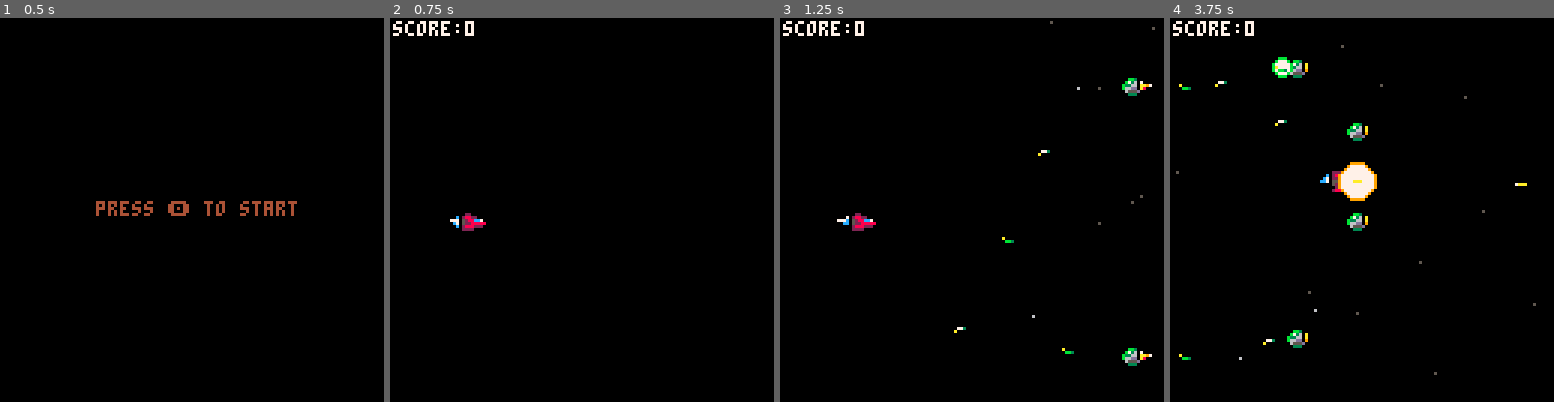
Above: before the commit, frames 1-4 (left to right).
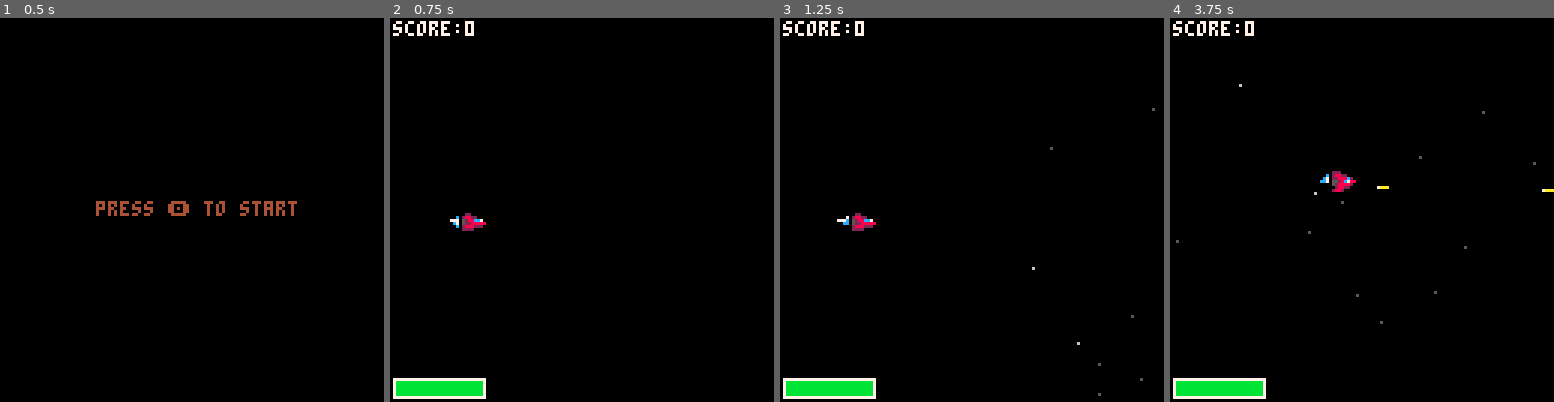
Above: after the commit, the same moments.

Repository: gorkaio/pico8-shmup
Game: PICO-8 cartridge shmup.p8
Two runs of this game, one before a commit and one after it. Both use one fixed random seed, a clock stepped at 60 frames per second and the inputs below.
Inputs:
- Up to frame 1 (0.5 s): tap X (X key) at 0.33 s
- Up to frame 2 (0.75 s): tap O (Z key) at 0.7 s
- Up to frame 3 (1.25 s): tap X (X key) at 1.07 s
- Up to frame 4 (3.75 s): hold Right 1.6-2.1 s; tap O (Z key) every 0.4 s from 1.7 to 3.7 s; tap X (X key) at 1.85, 2.97 s; hold Up 2.15-2.42 s; hold Right 2.47-3.03 s; hold Left 3.08-3.58 s; hold Down from 3.63 s (still down)

Frame 1 is identical in both runs. In frame 2, 1.3% of the frame differs, in the area x 0-25%, y 93-100%; in frame 3, 1.9%; in frame 4, 3.3%, in the area x 0-100%, y 7-100%.

Commit message:
Ship energy and scenes

Diff:
--- a/shmup.p8
+++ b/shmup.p8
@@ -20,11 +20,11 @@
 
 --- TITLE HOOKS ---
 
-function _init()
+function title_init()
 	blink=anim({9,4,4,7,4,7},2)
 end
 
-function _update()
+function title_update()
 	if (btnp(🅾️)) then
 		sfx(2) -- click sound
 		switch_scene("game")
@@ -32,31 +32,50 @@
 	blink:update()
 end
 
-function _draw()
+function title_draw()
 	cls()
 	local str_start="press 🅾️ to start"
 	print(str_start,hcenter(str_start),vcenter(),blink:current())
 end
 
---- GAME HOOKS ---
+-- GAME_OVER HOOKS ---
+
+function gameover_init()
+	blink=anim({9,4,4,7,4,7},2)
+end
+
+function gameover_update()
+	if (btnp(❎)) then
+		sfx(2) -- click sound
+		switch_scene("title")
+	end
+	blink:update()
+end
+
+function gameover_draw()
+	cls()
+	local str_gameover="game over"
+	local str_start="press ❎ to continue"
+	print(str_gameover,hcenter(str_gameover),vcenter(),9)
+	print(str_start,hcenter(str_start),vcenter()+12,blink:current())
+end
+
+--- IN GAME HOOKS ---
 
 function game_init()
 	score=0
+	difficulty=1
 	entities={}
+	enemies={}
+	shots={}
+
 	starfield=create_starfield(12)
 
 	ship=create_ship(28,46)
-	create_enemy_wave(
-		{
-			{x=128,y=10},
-			{x=148,y=40},
-			{x=148,y=70},
-			{x=128,y=100}
-		}
-	)
 end
 
 function game_update()
+	if (should_create_wave()) create_enemy_wave()
 	for e in all(entities) do
 		e:update()
 	end
@@ -67,7 +86,11 @@
 	for e in all(entities) do
 		e:draw()
 	end
+	-- draw score
 	print("score:"..score,1,1,7)
+	-- draw energy bar
+	rectfill(2,120,ship.energy,126,11)
+	rect(1,120,31,126,7)
 end
 
 ------------------
@@ -76,7 +99,7 @@
 
 -- create muzzle effect of size, step s and color c
 function create_muzzle(x,y,size,s,c)
-	return {
+	local muzzle={
 		t=0,
 		size=size,
 		pos={x=x,y=y},
@@ -90,6 +113,7 @@
 			circ(this.pos.x,this.pos.y,this.size,c or 9)
 		end
 	}
+	add(entitites,muzzle)
 end
 
 -- create an explosion
@@ -136,6 +160,7 @@
 				}
 			)
 		end
+		sfx(3)
 		add(entities,explosion)
 end
 
@@ -149,6 +174,7 @@
 		pos={x=24,y=64},
 		spd={x=0,y=0},
 		box={x=0,y=1,w=8,h=6},
+		energy=30,
 		flame=create_flame(24,64),
 		state="base",
 		anim={
@@ -157,6 +183,19 @@
 			dwn=anim({2},1)
 		},
 		update=function(this)
+			for e in all(enemies) do
+				if (spr_collide(this,e)) then
+					e:destroy() -- we're jumping into game_over, so we don't actually need this
+					this:destroy()
+				end
+			end
+			for s in all(shots) do
+				if (spr_collide(this,s)) then
+					s.remove(s)
+					this.energy-=3
+					if (this.energy<=0) this:destroy()
+				end
+			end
 			this.flame:update()
 			if btnp(⬆️) then
 				this.spd.y-=0.5
@@ -175,7 +214,7 @@
 				this.spd.y-=ship.spd.y/40
 			end
 			if btnp(🅾️) then
-				add(entities,create_shot(ship.pos.x,ship.pos.y))
+				create_shot(ship.pos.x+9,ship.pos.y+2)
 			end
 			if (abs(this.spd.y)<0.2) this.state="base"
 			this.pos.x+=this.spd.x
@@ -185,6 +224,10 @@
 		draw=function(this)
 			this.flame:draw(this.pos.x,this.pos.y)
 			spr(this.anim[this.state]:current(),this.pos.x,this.pos.y)
+		end,
+		destroy=function()
+			sfx(4)
+			switch_scene("gameover")
 		end
 	}
 	add(entities,ship)
@@ -206,19 +249,26 @@
 
 -- create player's shoot
 function create_shot(x,y)
-	add(entities,create_muzzle(ship.pos.x+8,ship.pos.y+4,10,4))
 	sfx(0)
-	return {
+	local shot={
 		pos={x=x,y=y},
 		spd={x=5,y=0},
+		box={x=2,y=5,w=4,h=1},
 		update=function(this)
 			this.pos.x+=this.spd.x
 			if (this.pos.x>127) del(entities,this)
 		end,
 		draw=function(this)
 			spr(7,this.pos.x,this.pos.y)
-		end
-	}
+		end,
+		remove=function(this)
+			del(shots,this)
+			del(entitites,this)
+		end
+	}
+	create_muzzle(x,y,10,4)
+	add(entities,shot)
+	add(shots,shot)
 end
 
 ---------------
@@ -227,32 +277,65 @@
 
 -- creates an enemy wave
 -- positions for enemies can be given
-function create_enemy_wave(n)
-	for e in all(n) do
-		add(entities,create_enemy(e.x,e.y))
+function create_enemy_wave(t)
+	local wave_types={
+		{
+			{x=128,y=10},
+			{x=148,y=40},
+			{x=148,y=70},
+			{x=128,y=100}
+		},
+		{
+			{x=128,y=20},
+			{x=128,y=100}
+		},
+		{
+			{x=128,y=40},
+			{x=148,y=70},
+			{x=128,y=100}
+		}
+	}
+	local wt=t or flr(rnd(3)+1)
+	for e in all(wave_types[wt]) do
+		create_enemy(e.x,e.y)
 	end
 end
 
 -- creates single enemy
 function create_enemy(x,y)
-	return {
+	local enemy={
 		pos={x=x,y=y},
 		spd={x=-1,y=0},
 		box={x=1,y=1,w=6,h=6},
 		flame=create_enemy_flame(x,y),
 		update=function(this)
-			if (this.pos.x+this.box.w+this.box.x<0) del(entities,this)
+			if (abs_box(this).x1<0) this:remove()
+			for s in all(shots) do
+				if (spr_collide(this,s)) then
+					this:destroy()
+				end
+			end
 			this.spd.y=sin(this.pos.x>>5)
 			this.pos.x+=this.spd.x
 			this.pos.y+=this.spd.y
 			this.flame:update()
-			if (rnd(15)>14) create_enemy_shot(this.pos.x,this.pos.y)
+			if (enemy_should_fire()) create_enemy_shot(this.pos.x-8,this.pos.y)
 		end,
 		draw=function(this)
 			this.flame:draw(this.pos.x,this.pos.y)
 			spr(16,this.pos.x,this.pos.y)
-		end
-	}
+		end,
+		destroy=function(this)
+			create_explosion(this.pos.x, this.pos.y)
+			this:remove()
+		end,
+		remove=function(this)
+			del(entities, this)
+			del(enemies, this)
+		end
+	}
+	add(enemies,enemy)
+	add(entities,enemy)
 end
 
 -- create enemy ship's flame
@@ -270,11 +353,11 @@
 
 -- create enemy shot
 function create_enemy_shot(x,y)
-		add(entities,create_muzzle(x-1,y+3,6,3,11))
 		sfx(1)
 		local shot={
 			pos={x=x,y=y},
 			spd={x=-5,y=0},
+			box={x=3,y=4,w=4,h=2},
 			anim=anim({20,21},1),
 			update=function(this)
 				this.anim:update()
@@ -283,14 +366,48 @@
 			end,
 			draw=function(this)
 				spr(this.anim:current(),this.pos.x,this.pos.y)
+			end,
+			remove=function(this)
+				del(entities, this)
+				del(shots, this)
 			end
 		}
+		create_muzzle(x-1,y+3,6,3,11)
 		add(entities,shot)
-end
-
+		add(shots,shot)
+end
+
+function should_create_wave()
+	return (rnd(100)<=difficulty)
+end
+
+function enemy_should_fire()
+	return (rnd(100)<=difficulty)
+end
 ---------------
 --- HELPERS ---
 ---------------
+
+function abs_box(a)
+	return {
+		x1=a.pos.x+a.box.x,
+		y1=a.pos.y+a.box.y,
+		x2=a.pos.x+a.box.x+a.box.w,
+		y2=a.pos.y+a.box.y+a.box.h
+	}
+end
+
+-- collision detection
+function spr_collide(a,b)
+	local box_a=abs_box(a)
+	local box_b=abs_box(b)
+	return not(
+		box_a.x1 > box_b.x2 or
+		box_a.y1 > box_b.y2 or
+		box_b.x1 > box_a.x2 or
+		box_b.y1 > box_a.y2
+	)
+end
 
 -- switch scene
 function switch_scene(name)
@@ -398,11 +515,12 @@
 00000000000000000000000000000000000000000000000000000000000000000000000000000000000000000000000000000000000000000000000000000000
 000bb300000000000000000000000000000000000000000000000000000000000000000000000000000000000000000000000000000000000000000000000000
 00b73600000000000000000000000000000000000000000000000000000000000000000000000000000000000000000000000000000000000000000000000000
-0b3366000000000070000000a00000000007730000a0000000000000000000000000000000000000000000000000000000000000000000000000000000000000
-0b66dd0097a00000aa970000a000000000a00000000bb30000000000000000000000000000000000000000000000000000000000000000000000000000000000
-006555d08a000000a800000090000000000000000000000000000000000000000000000000000000000000000000000000000000000000000000000000000000
+0b3366000000000070000000a0000000000007000000000000000000000000000000000000000000000000000000000000000000000000000000000000000000
+0b66dd0097a00000aa970000a000000000bbbc7000bbb7c000000000000000000000000000000000000000000000000000000000000000000000000000000000
+006555d08a000000a800000090000000000007000000000000000000000000000000000000000000000000000000000000000000000000000000000000000000
 00033300000000000000000000000000000000000000000000000000000000000000000000000000000000000000000000000000000000000000000000000000
 
 
 
 
+
Not shown, changed: the sound effects (__sfx__) section of shmup.p8
